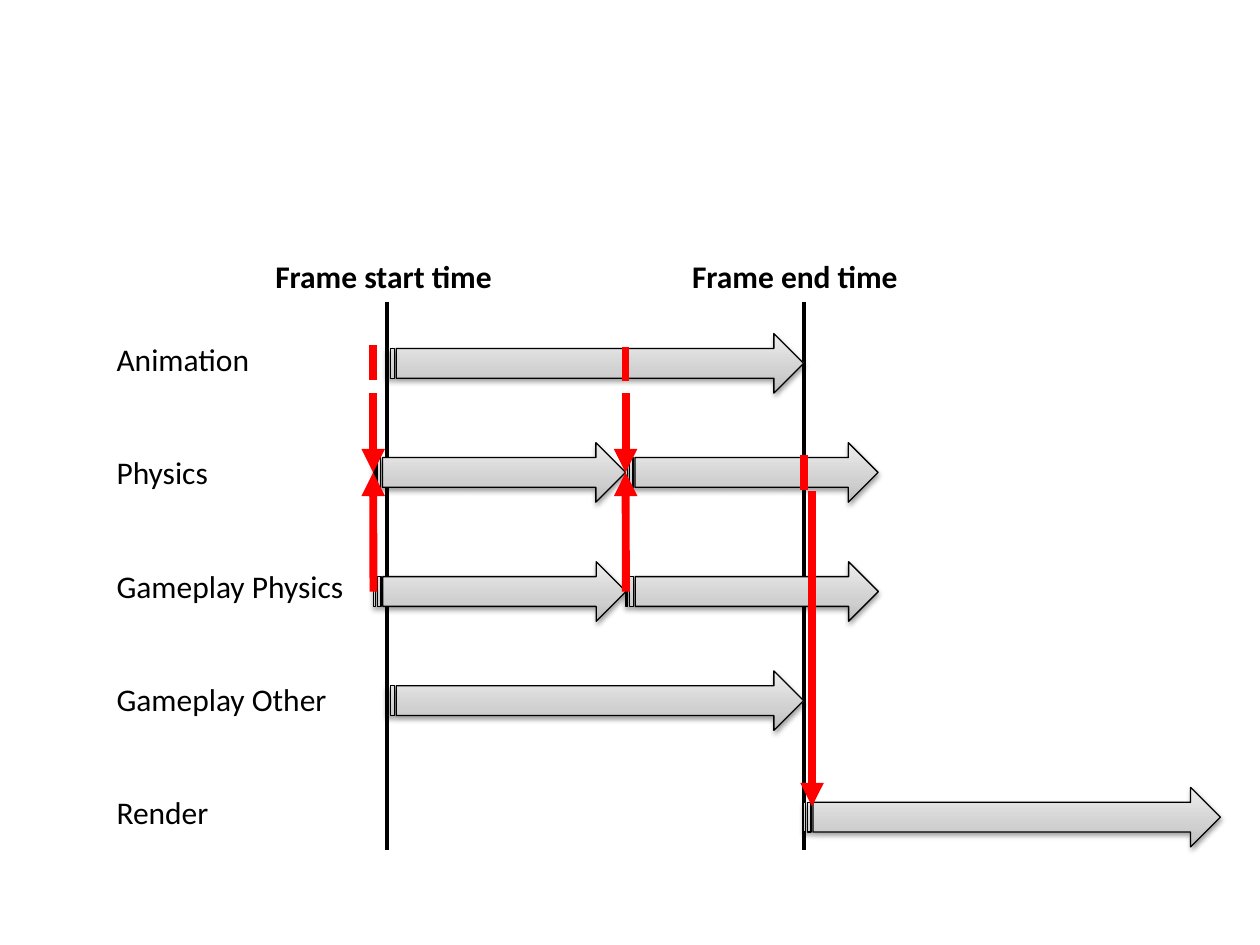
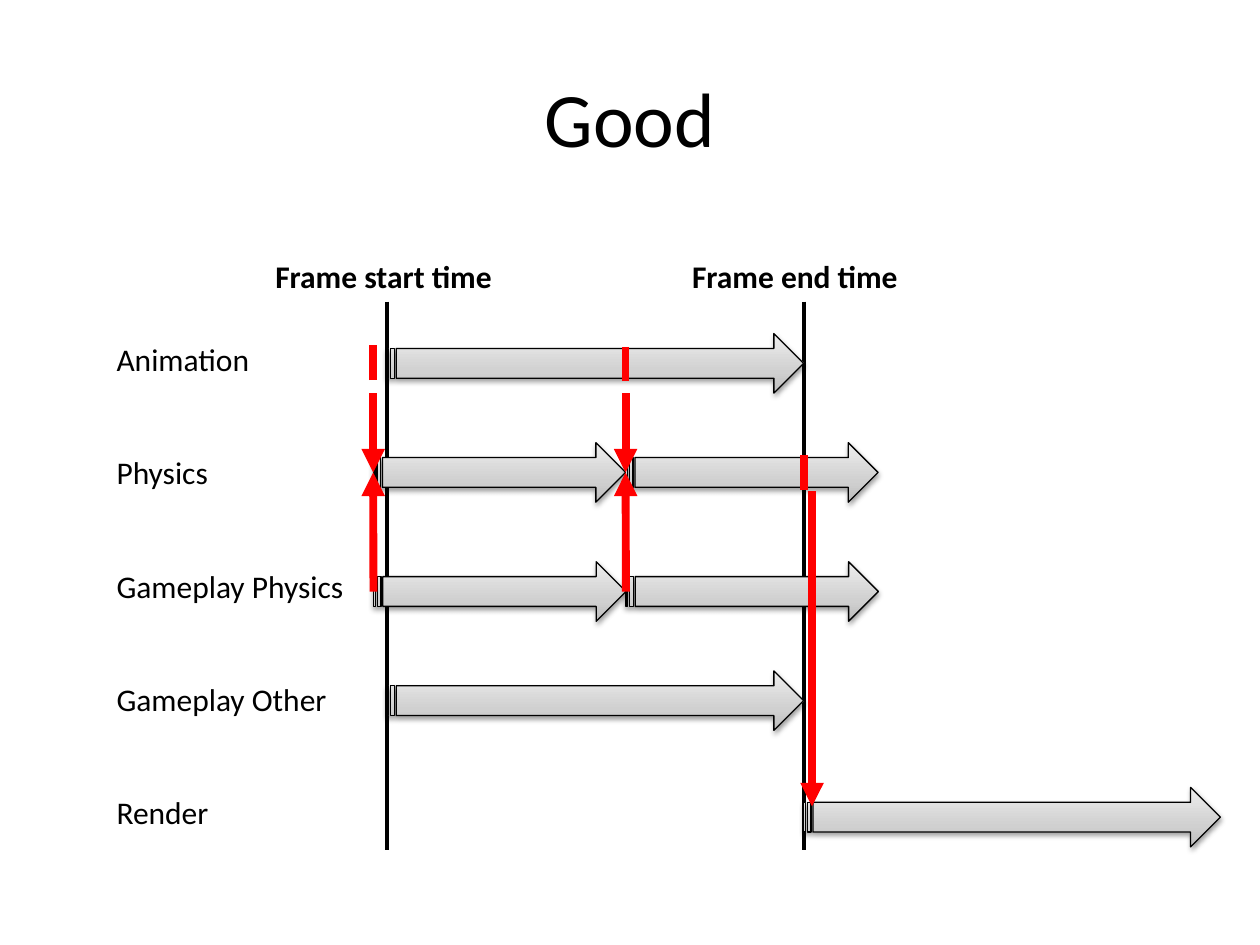
Before and after one commit to huwb/jitternator, a slide deck: slide 3 of other/update_analysis.pptx (slide 2 before the commit). Drawn at 1260x945 pixels with LibreOffice and Linux fonts; fonts in the diff are those of the drawing. Boxes give left, top, right and bottom in pixels: in the first picture for what was removed or moved away, otherwise in the second. Text is boxed around its words. In the diff, an @@ line names an element or a change of style, - is before the commit and + after.

```diff
--- a/other/update_analysis.pptx
+++ b/other/update_analysis.pptx
@@ title added at [545, 93, 715, 148], 44 pt, text #000000 @@
+Good
```
Also in this commit, not shown: 1 other slide changed, 5 slides added, 4 other files.
